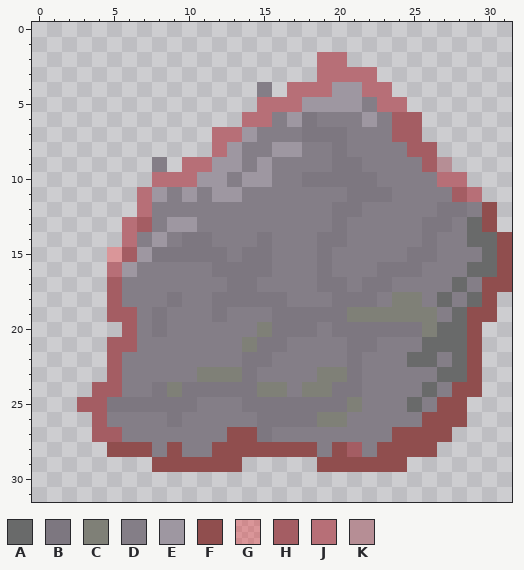
File history of a pixel-art sprite, Assets/Sprites/Enemy/Ogre/Ogre_rocc.png. That is the earlier state.
The file is 32x32 pixels. Colours within 5 levels of each other are drawn and written as one.
Palette (. is transparent): A #696a6a  B #7d7780  C #7f8077  D #847e87  E #9e97a1  F #904e4e  G #fd000044  H #a45d63  J #b76f77  K #b68e95
Pixels before, first column x 3:
 2 ................JJ...........
 3 ................JJJJ.........
 4 ............D.JJJEEJJ........
 5 ............JJJEEEEDJJ.......
 6 ...........JJDEBDDDEDHH......
 7 .........JJEDDDBBBDDDHH......
 8 .........JEDDEEDDBDDDDHH.....
 9 .....D.JJEEDEDDDDBBDDDDHK....
10 .....JJJEEDEEDDBBBBBDDDDJJ...
11 ....JEDEDEEDDDDDDDBBBDDDDHJ..
12 ....JDDDDDDDDDDDDBBDDDDDBBDF.
13 ...JHDEEDDDDDDDDDBDDDDDBBDAF.
14 ...JDEDBBDDDBDDDBBDDDDDBDDAAF
15 ..GHEBBBBBDBBDDDBDDDDDBBDDDAF
16 ..JEDDDDDBBBBDDDBDDDBBBDDDAAF
17 ..HDDDDDDDBBDDDDBBDBBDDDDADFF
18 ..HDDDBDDBBBBBDDDBBBDCCDADAF.
19 ..HHDBDDDBDDDBBBBBCCCCCCDAFF.
20 ...HDBDDDDDDCBBBDBBBBBBCAAF..
21 ..HHDDDDDDDCBBDDDDBBDDDAAAF..
22 ..HDDDDDDDDBBDDDDDBDDDAADAF..
23 ..HDDDDDCCCBDDDDCCBDDDDDAAF..
24 .HHDDBCBBBBBCCDCCBBDDDDADFF..
25 HHBBBBBBDDDBBBBBBBCDDDADFF...
26 .HDDDDBDDDDDBBBBCCDDDDDFFF...
27 .HHDDDDDDDFFBDDDDDDDDFFFF....
28 ..FFFDFDDFFFFFFFDFHDFFFF.....
29 .....FFFFFF.....FFFFFF.......
New version:
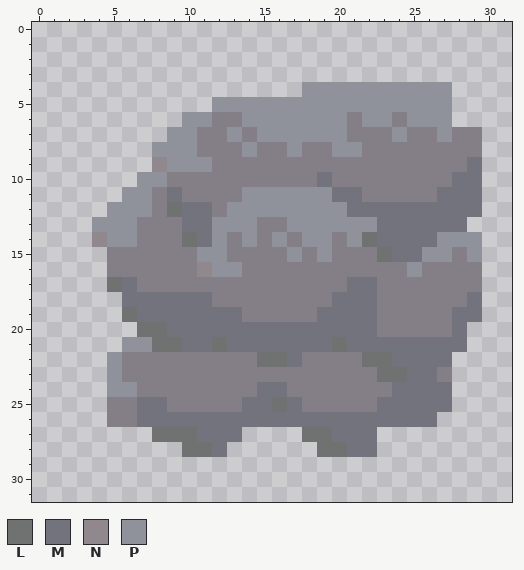
Colours new in this view: L #707171  M #72737c  N #90888c  P #8f929b
Change:
Changed rows in their new state; - is an unchanged pixel.
first column x 3:
 2 ----------------..-----------
 3 ----------------....---------
 4 ------------.-.PPPPPPPPPP----
 5 ---------PPPPPPPPPPPPPPPP----
 6 -------PPDDPPPPPPP-PPDPPP----
 7 ------PPDDPDPPPPPP---PDDPDD--
 8 -----PPPDDDP-DP--PP---DDDDD--
 9 -----NPPPDD-D----DD----DDDM--
10 ----PPDDDD-DD--DMDDD----DMM--
11 ---PPDMD-DDPPPPPPMMDD---MMM--
12 --PPP-LMM-PPPPPPPPMMMMMMMMM.-
13 -PPPD-DMMPPP--PPPPPPMMMMMM..-
14 -NPP-D-LMP-PDP-PPDPLMMMMPPP..
15 --DDDDDDPP-DD-P-P---LMMPP-P..
16 --DD----NPPDD---D---DDP---D..
17 --LM------DD----DDMMD----D-..
18 --.MMMMMMDDDDD---MMM-DD-D-M.-
19 --.LMMMMMMM--DDDMMMMDDDD-MM.-
20 ---.LLMMMMMMMMMMMMMMDDDDDM.--
21 --.PPLLMMLMMMMMMMLMMMMMMMM.--
22 --P--------DLLM---DLLMMMM..--
23 --P-----DDDD----DDD-LLMMD..--
24 -.PP-DDDDDDDMM-DDDD--MMMM..--
25 ..DDMMDD---MMLMDDDD-MMMMM.---
26 -.--MMMMMMMMMMMMMMMMMMMM..---
27 -....LLLMMM....LLMMM.....----
28 --.....LLM......LLMM....-----
29 -----......-----......-------
Boxes around the changes in both pictures, in picture pixels (x1, y1, x2, y2):
changed: (77, 52, 512, 472)
